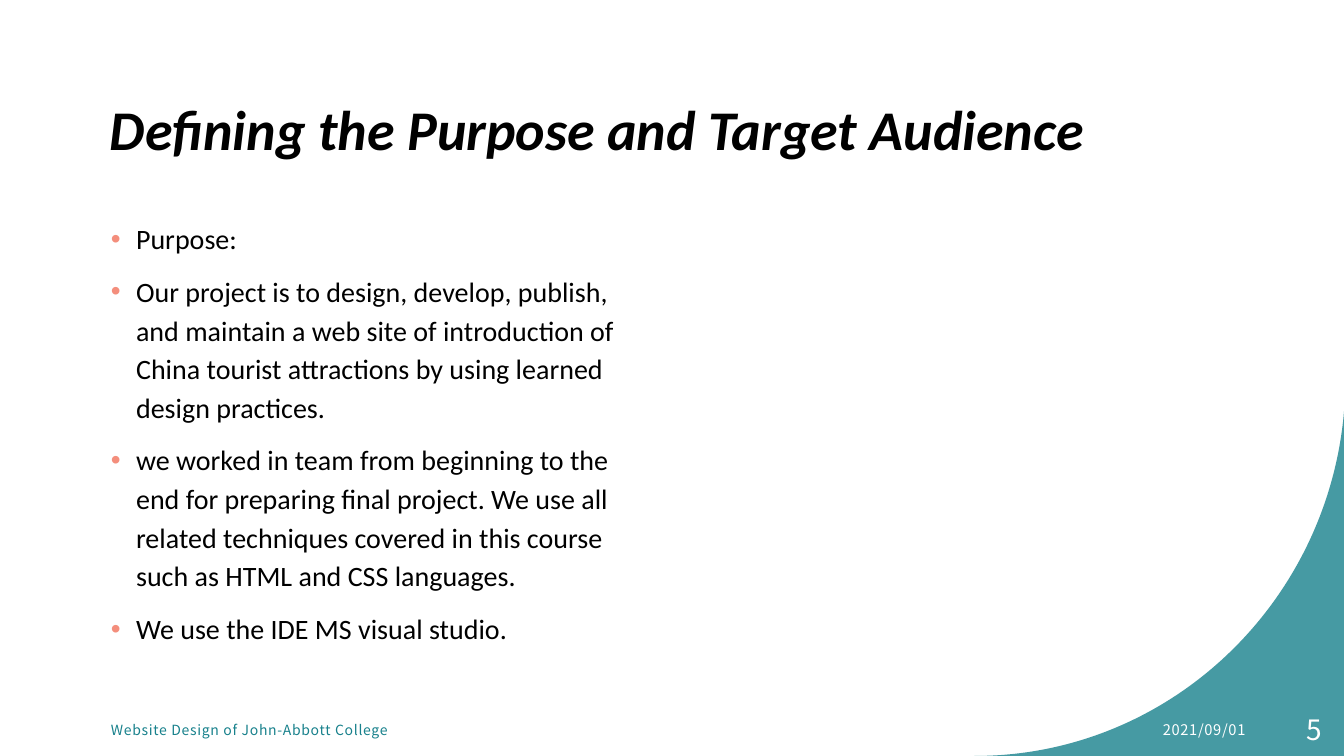
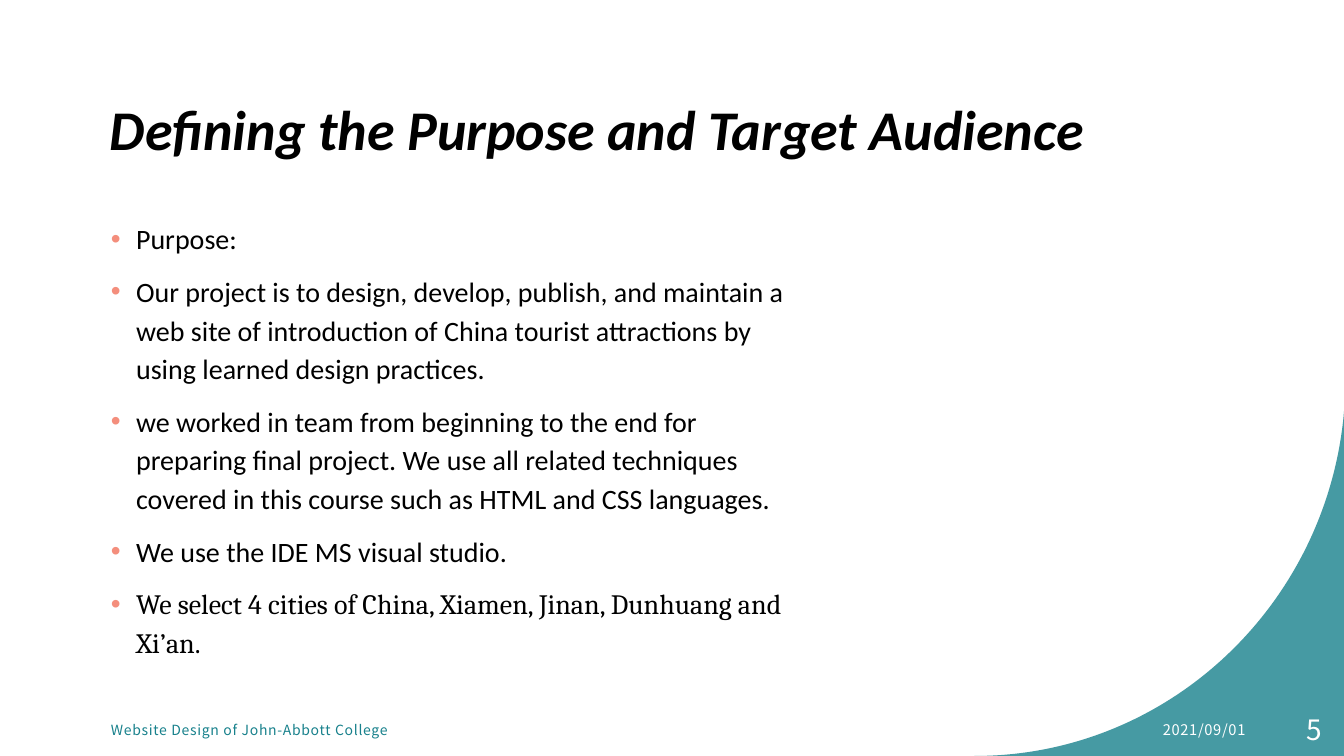
Before and after one commit to MikentGuo/Project_Tour, a slide deck: slide 5 of docs/Website Design for tourist attraction.pptx. Drawn at 1344x756 pixels with LibreOffice and Linux fonts; fonts in the diff are those of the drawing. Boxes give left, top, right and bottom in pixels: in the first picture for what was removed or moved away, otherwise in the second. Text is boxed around its words. In the diff, an @@ line names an element or a change of style, - is before the commit and + after.

```diff
--- a/docs/Website Design for tourist attraction.pptx
+++ b/docs/Website Design for tourist attraction.pptx
@@ text at (136, 594, 781, 654): paragraph added @@
+• We select 4 cities of China, Xiamen, Jinan, Dunhuang and Xi’an.
```
Also in this commit, not shown: 2 other slides changed.
